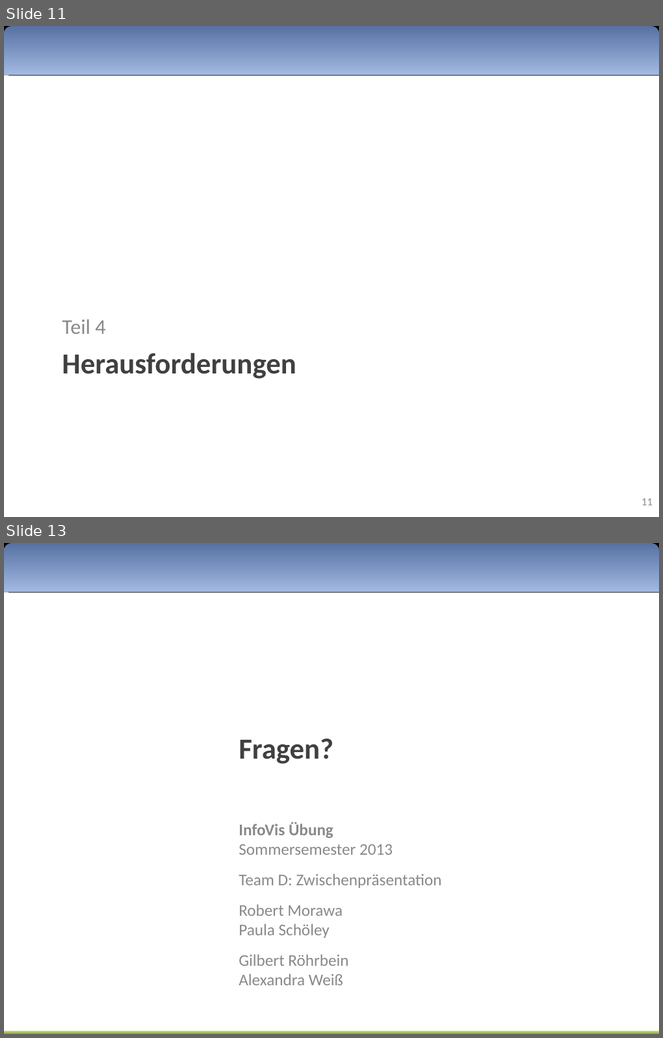
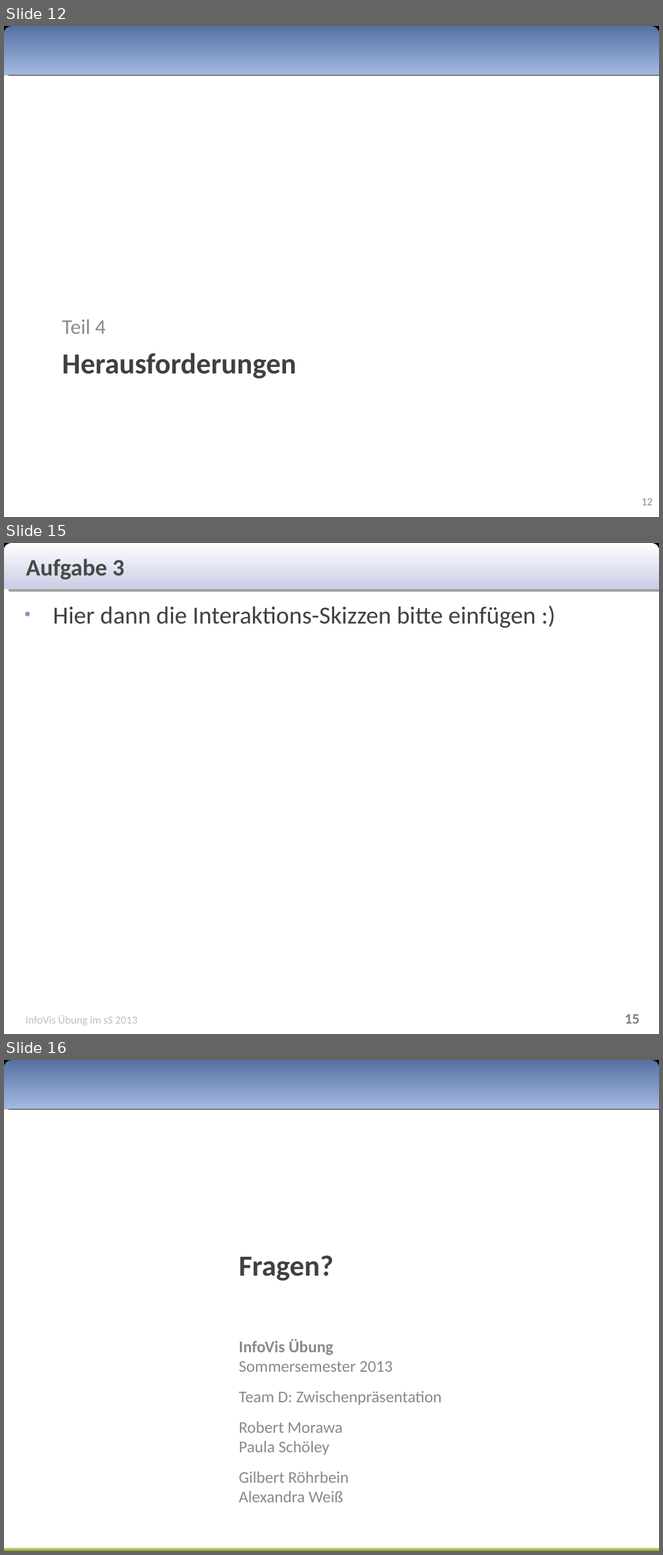
Before and after one commit to Rajikarubijua/bushumappu, a slide deck: presentation/zwischenpräsentation.odp. Shown one above the other, each under a label of ours: slides 11 and 13 before the commit, slides 12, 15 and 16 after it; the slides between them are not shown. The pictures are 663x1038 and 663x1555 pixels, drawn with LibreOffice and Linux fonts; fonts in the diff are those of the drawing. Boxes give left, top, right and bottom in pixels: in the first picture for what was removed or moved away, otherwise in the second. Text is boxed around its words. In the diff, an @@ line names an element or a change of style, - is before the commit and + after.

```diff
--- a/presentation/zwischenpräsentation.odp
+++ b/presentation/zwischenpräsentation.odp
@@ slide 15 added at (4, 543, 659, 1034), background #FFFFFF @@
@@ rectangle added at (4, 543, 659, 589), fill #000000 @@
@@ freeform shape added at (4, 543, 659, 590), fill gradient #FFFFFF to #C8CDE3 @@
@@ text added at (26, 559, 124, 579), 26 pt, text #494949, bold @@
+Aufgabe 3
@@ text added at (53, 606, 536, 628), 27 pt, text #404040 @@
+● Hier dann die Interaktions-Skizzen bitte einfügen :)
@@ text added at (25, 1016, 137, 1026), 12 pt, text #BFBFBF @@
+InfoVis Übung im sS 2013
@@ page number added at (625, 1014, 640, 1024), 16 pt, text #7F7F7F, bold @@
+15
@@ what was slide 11 is now slide 12 @@
@@ page number at (642, 499, 653, 506): text changed @@
-11
+12
@@ what was slide 13 is now slide 16 @@
```
Also in this commit, not shown: 1 slide changed, 2 other slides added.
